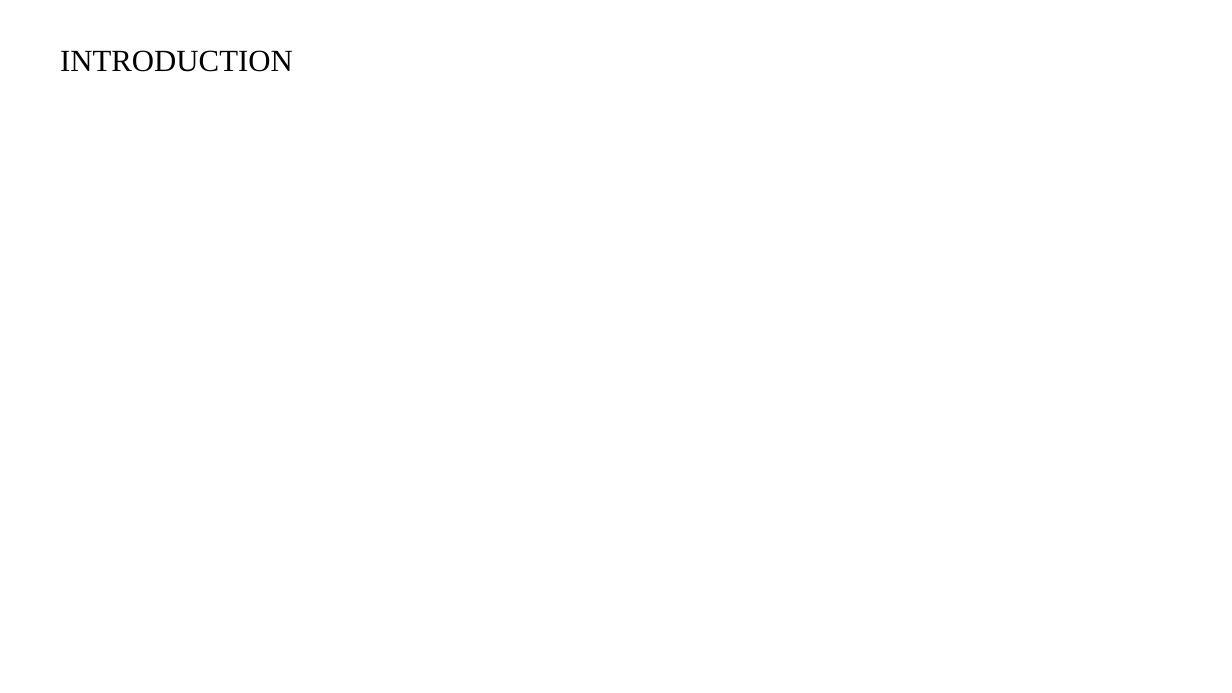
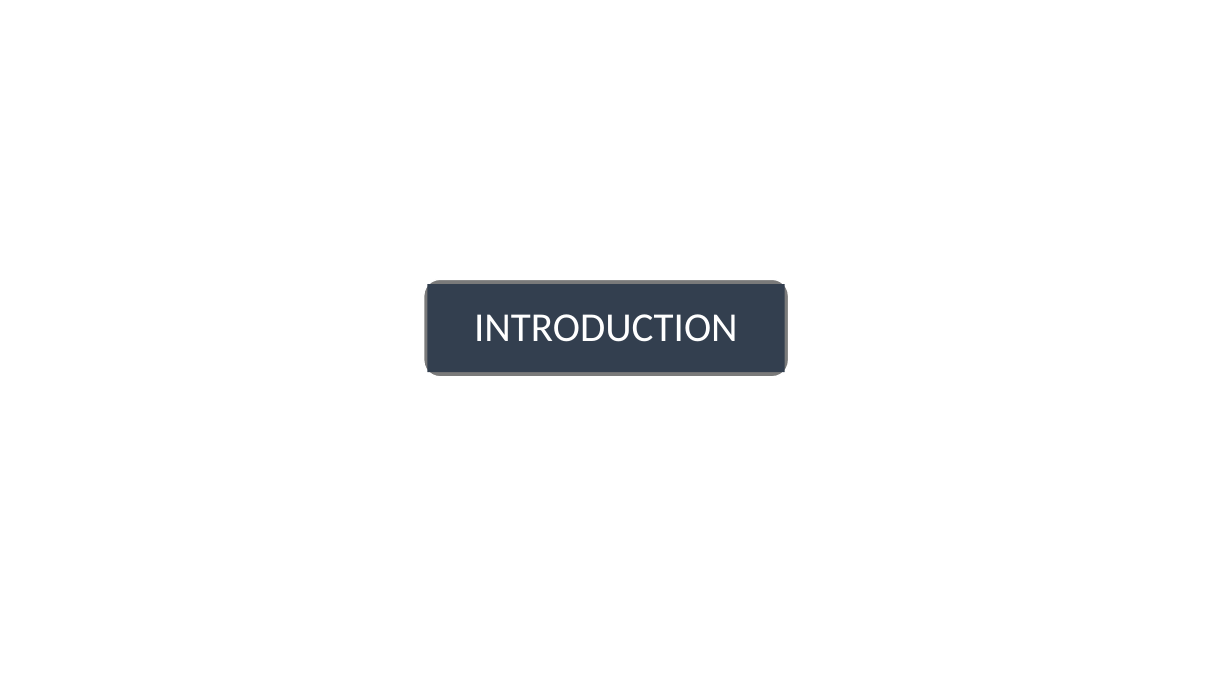
Before and after one commit to chris-nthu/communication, a slide deck: slide 3 of wireless_network/PaperReading/Report.pptx (slide 2 before the commit). Drawn at 1232x693 pixels with LibreOffice and Linux fonts; fonts in the diff are those of the drawing. Boxes give left, top, right and bottom in pixels: in the first picture for what was removed or moved away, otherwise in the second. Text is boxed around its words. In the diff, an @@ line names an element or a change of style, - is before the commit and + after.

```diff
--- a/wireless_network/PaperReading/Report.pptx
+++ b/wireless_network/PaperReading/Report.pptx
@@ rounded rectangle added at <box>424,279,789,376</box>, fill #7A7A7A, outline #FFFFFF 1 pt @@
@@ rectangle "INTRODUCTION": place and size @@
-rectangle "INTRODUCTION" at <box>60,50,293,72</box>
+rectangle "INTRODUCTION" at <box>428,285,786,372</box>
@@ rectangle "INTRODUCTION" at <box>428,285,786,372</box>: size 24 to 32 pt, font Times New Roman to Calibri, text colour #000000 to #FFFFFF; alignment left to centre; more space between paragraphs; fill none to #333F50 @@
```
Also in this commit, not shown: 1 other slide changed, 9 slides added.
